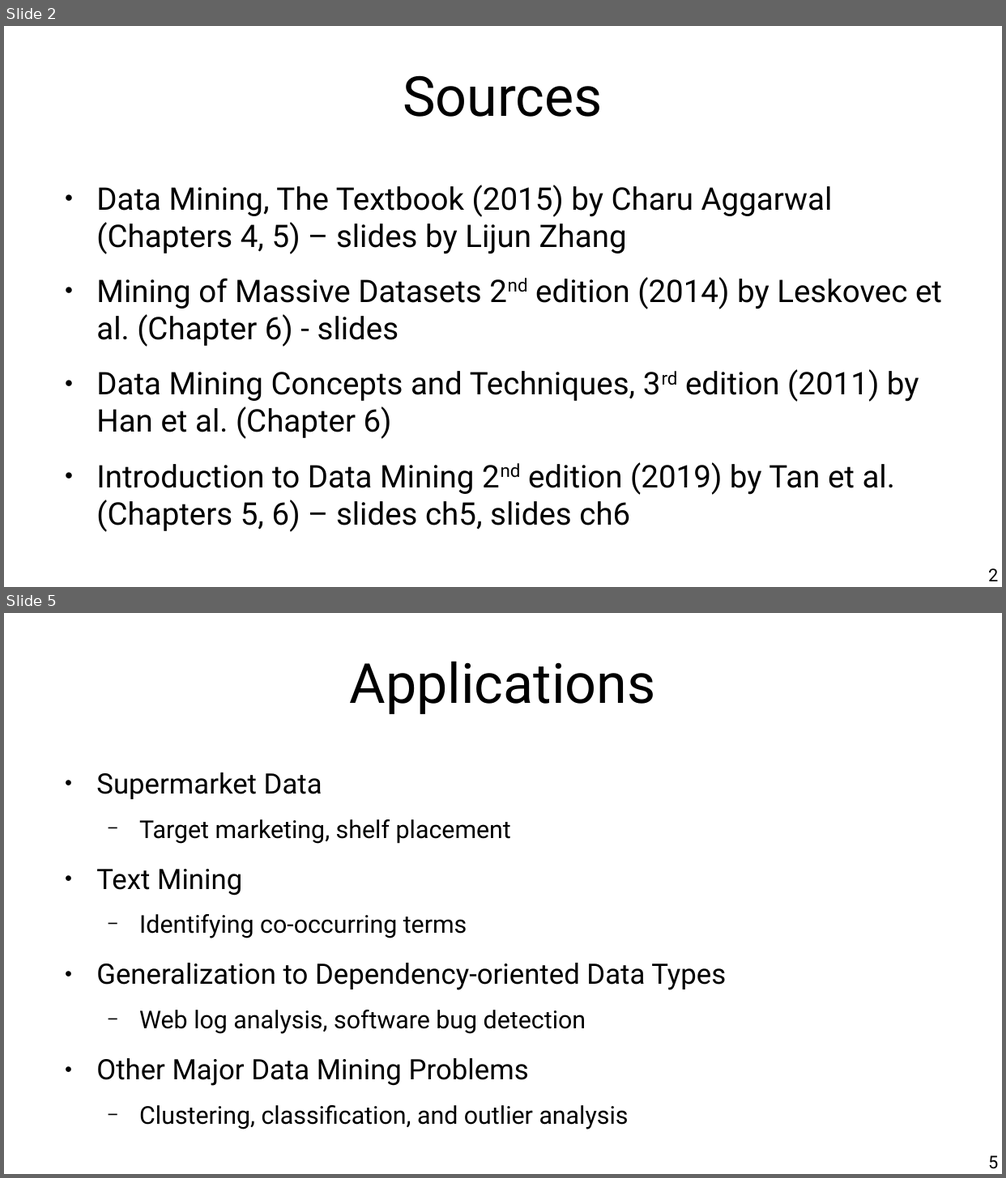
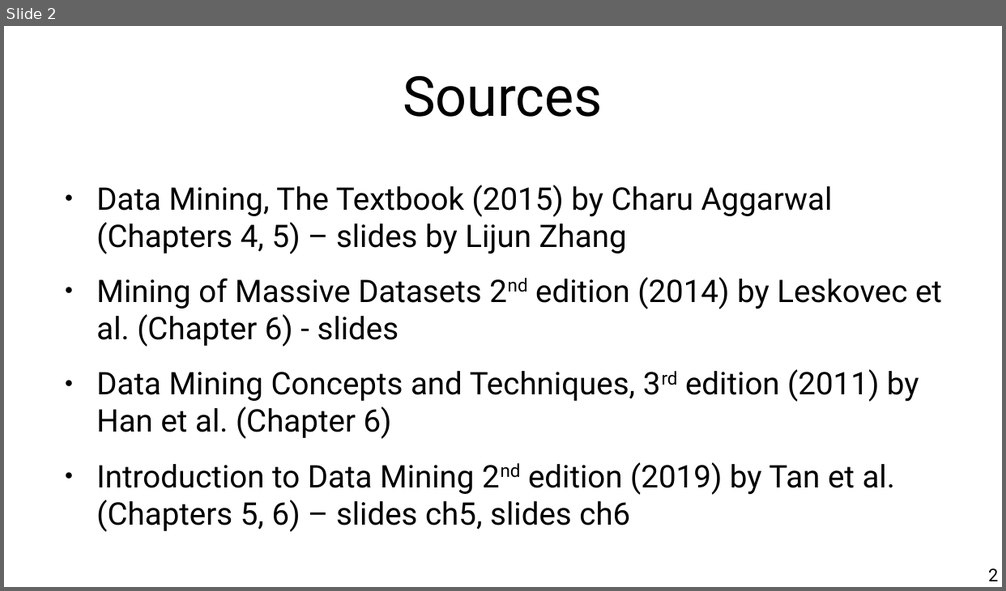
Before and after one commit to chatox/data-mining-course, a slide deck: theory/tt06_association_rule_mining.odp. Shown one above the other, each under a label of ours: slides 2 and 5 before the commit, slide 2 after it; the slides between them are not shown. The pictures are 1006x1178 and 1006x591 pixels, drawn with LibreOffice and Linux fonts; fonts in the diff are those of the drawing. Boxes give left, top, right and bottom in pixels: in the first picture for what was removed or moved away, otherwise in the second. Text is boxed around its words. In the diff, an @@ line names an element or a change of style, - is before the commit and + after.

```diff
--- a/theory/tt06_association_rule_mining.odp
+++ b/theory/tt06_association_rule_mining.odp
@@ slide 5 removed at (4, 613, 1002, 1174), background #FFFFFF @@
@@ title removed at (350, 661, 656, 714) @@
-Applications
@@ text removed at (96, 773, 726, 1130) @@
-● Supermarket Data
-  − Target marketing, shelf placement
-● Text Mining
-  − Identifying co-occurring terms
-● Generalization to Dependency-oriented Data Types
-  − Web log analysis, software bug detection
-● Other Major Data Mining Problems
-  − Clustering, classification, and outlier analysis
@@ page number removed at (988, 1156, 998, 1169) @@
-5
```
Also in this commit, not shown: 6 slides changed, 31 other slides removed, 1 other file.
